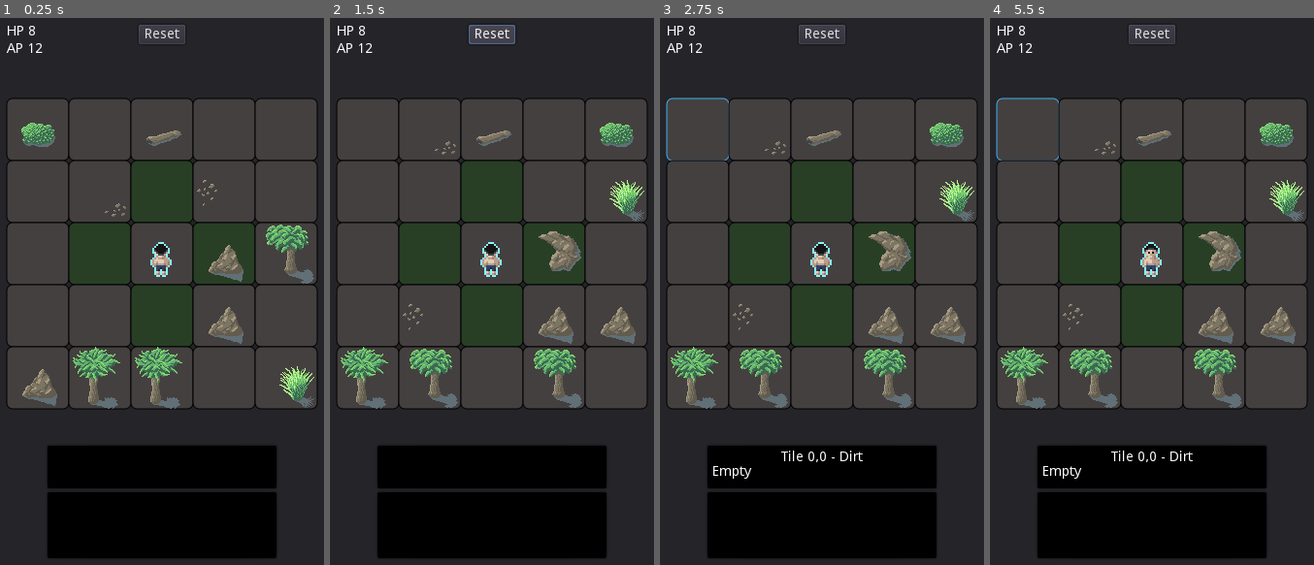
Above: before the commit, frames 1-4 (left to right).
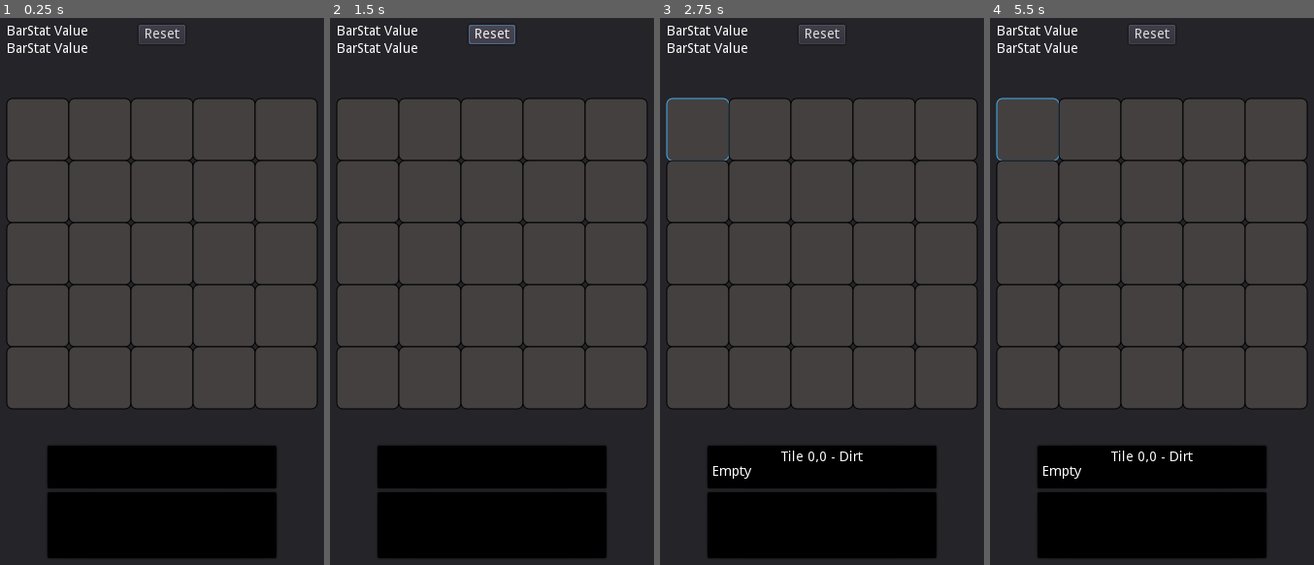
Above: after the commit, the same moments.

Repository: jerrymander/crafting-rpg-tactics
Game: Godot game, scene res://Base.tscn
Two runs of this game, one before a commit and one after it. Both use one fixed random seed, a clock stepped at 60 frames per second and the inputs below.
Inputs (mouse positions are in pixels of both pictures, inside the frame that each line leads up to):
- Up to frame 1 (0.25 s): no input
- Up to frame 2 (1.5 s): click (368, 127) at 0.52 s; click "Reset" at 1.25 s
- Up to frame 3 (2.75 s): click (698, 127) at 2.02 s
- Up to frame 4 (5.5 s): click (1028, 127) at 2.77 s; tap Enter at 4.25 s

The runs differ from the first frame. In frame 1, 13% of the frame differs, in the area x 2-98%, y 1-72%; in frame 2, 13%; in frame 3, 13%; in frame 4, 13%.
Error after the commit: Parse Error: The function signature doesn't match the parent. Parent signature is: "void update()". (res://UI/BarStat.gd:13)

Commit message:
rest action adds ap/hp

Diff:
--- /dev/null
+++ b/implement/Actions/ActionRest.gd
@@ -0,0 +1,18 @@
+extends Button
+
+# class member variables go here, for example:
+# var a = 2
+# var b = "textvar"
+
+func _ready():
+	text = "Rest"
+
+func do_action(player):
+	player.hp_add(1)
+	player.ap_add(1)
+	get_tree().call_group("player_update", "player_update", player)
+
+#func _process(delta):
+#	# Called every frame. Delta is time since last frame.
+#	# Update game logic here.
+#	pass
--- /dev/null
+++ b/implement/Actions/ActionUI.tscn
@@ -0,0 +1,23 @@
+[gd_scene format=2]
+
+[node name="ActionUI" type="Button"]
+
+anchor_left = 0.0
+anchor_top = 0.0
+anchor_right = 0.0
+anchor_bottom = 0.0
+margin_right = 12.0
+margin_bottom = 20.0
+rect_pivot_offset = Vector2( 0, 0 )
+rect_clip_content = false
+focus_mode = 2
+mouse_filter = 0
+mouse_default_cursor_shape = 0
+size_flags_horizontal = 1
+size_flags_vertical = 1
+toggle_mode = false
+enabled_focus_mode = 2
+shortcut = null
+group = null
+flat = false
+align = 1
--- a/implement/Base.gd
+++ b/implement/Base.gd
@@ -11,6 +11,7 @@
 	randomize()
 	_reset()
 	$Reset.connect("pressed", self, "_reset")
+	add_to_group("player_update")
 
 func _reset():
 	slots_ui = []
@@ -18,9 +19,10 @@
 	tileInfoText.bbcode_text = ""
 
 	var grid = $Grid
-	var previous = grid.get_children()
-	for child in previous:
-		grid.remove_child(child)
+	_remove_and_free_children(grid)
+
+	selected_slot = null
+	_remove_and_free_children($Info/ActionMenu/ActionList)
 
 	var slot_ui_preload = preload("res://SlotUI.tscn")
 	for x in range(5):
@@ -37,10 +39,9 @@
 	_link_neighbors()
 
 	player_ui = preload("res://Player/PlayerUI.tscn").instance()
-	$Stats/HP.setup("HP", funcref(player_ui.player(), "hp_get"))
-	$Stats/AP.setup("AP", funcref(player_ui.player(), "ap_get"))
-	$Stats/HP.update()
-	$Stats/AP.update()
+	$Stats/HP.setup("HP")
+	$Stats/AP.setup("AP")
+	_update_stats(player_ui.player())
 	slots_ui[2][2].add_child(player_ui)
 	slots_ui[2][2].update_sprite()
 
@@ -84,6 +85,24 @@
 		for line in slot_ui.get_node("Slot").description():
 			bbcode = bbcode + line + "\n"
 		tileInfoText.bbcode_text = bbcode
+	_update_action_menu()
+
+func _update_action_menu():
+	var player_slot_ui = player_ui.get_parent()
+	if selected_slot == null:
+		_show_actions(player_slot_ui.available_actions(player_slot_ui))
+	else:
+		_show_actions(selected_slot.available_actions(player_slot_ui))
+
+func _show_actions(actions):
+	var action_list = $Info/ActionMenu/ActionList
+	_remove_and_free_children(action_list)
+	for action in actions:
+		action.connect("pressed", self, "_pre_action", [action])
+		$Info/ActionMenu/ActionList.add_child(action)
+
+func _pre_action(action):
+	action.do_action(player_ui.player())
 
 func _get_empty_slot():
 	var empty_slots = []
@@ -93,6 +112,19 @@
 				empty_slots.append(slots_ui[x][y])
 	return empty_slots[randi() % empty_slots.size()]
 
+func _remove_and_free_children(parent):
+	var children = parent.get_children()
+	for child in children:
+		parent.remove_child(child)
+		child.queue_free()
+
+func player_update(player):
+	_update_stats(player)
+
+func _update_stats(player):
+	$Stats/HP.update(player.hp)
+	$Stats/AP.update(player.ap)
+
 #func _process(delta):
 #	# Called every frame. Delta is time since last frame.
 #	# Update game logic here.
--- a/implement/Base.tscn
+++ b/implement/Base.tscn
@@ -3,7 +3,7 @@
 [ext_resource path="res://Base.gd" type="Script" id=1]
 [ext_resource path="res://UI/BarStat.tscn" type="PackedScene" id=2]
 
-[node name="Base" type="Panel"]
+[node name="Base" type="Panel" index="0"]
 
 anchor_left = 0.0
 anchor_top = 0.0
@@ -138,6 +138,24 @@
 size_flags_horizontal = 1
 size_flags_vertical = 1
 
+[node name="ActionList" type="VBoxContainer" parent="Info/ActionMenu" index="0"]
+
+anchor_left = 0.0
+anchor_top = 0.0
+anchor_right = 0.0
+anchor_bottom = 0.0
+margin_left = 7.0
+margin_top = 7.0
+margin_right = 233.0
+margin_bottom = 65.0
+rect_pivot_offset = Vector2( 0, 0 )
+rect_clip_content = false
+mouse_filter = 1
+mouse_default_cursor_shape = 0
+size_flags_horizontal = 1
+size_flags_vertical = 1
+alignment = 0
+
 [node name="Reset" type="Button" parent="." index="3"]
 
 anchor_left = 0.5
--- a/implement/Player/Player.gd
+++ b/implement/Player/Player.gd
@@ -6,8 +6,8 @@
 func description():
 	return "You!"
 
-func hp_get():
-	return hp
+func hp_add(amount):
+	hp += amount
 
-func ap_get():
-	return ap
+func ap_add(amount):
+	ap += amount
--- a/implement/SlotUI.gd
+++ b/implement/SlotUI.gd
@@ -20,7 +20,7 @@
 	var item_frames = frames[$Slot.item]
 	$Sprite.frame = item_frames[randi() % item_frames.size()]
 
-	if has_node("PlayerUI"):
+	if _has_player():
 		for neighbor in $Slot.neighbors:
 			neighbor.get_parent().self_modulate = ColorN("palegreen", 1)
 
@@ -36,6 +36,23 @@
 func _set_style(style):
 	set("custom_styles/panel", style)
 
+func available_actions(player_slot_ui):
+	var ACTION_REST = preload("res://Actions/ActionRest.gd")
+	var actions = []
+	if _has_player():
+		actions.append(_create_action(ACTION_REST))
+	else:
+		pass
+	return actions
+
+func _create_action(action_script):
+	var action = preload("res://Actions/ActionUI.tscn").instance()
+	action.set_script(action_script)
+	return action
+
+func _has_player():
+	return has_node("PlayerUI")
+
 #func _process(delta):
 #	# Called every frame. Delta is time since last frame.
 #	# Update game logic here.
--- a/implement/SlotUI.tscn
+++ b/implement/SlotUI.tscn
@@ -5,7 +5,7 @@
 [ext_resource path="res://Slot.gd" type="Script" id=3]
 [ext_resource path="res://CraftingTactics_Object_Tilesheet.png" type="Texture" id=4]
 
-[node name="SlotUI" type="PanelContainer" index="0"]
+[node name="SlotUI" type="PanelContainer"]
 
 anchor_left = 0.0
 anchor_top = 0.0
--- a/implement/UI/BarStat.gd
+++ b/implement/UI/BarStat.gd
@@ -7,10 +7,9 @@
 	# Initialization here
 	pass
 
-func setup(label, value_get_function):
+func setup(label):
 	$Label.text = label;
-	self.value_get_function = value_get_function
 
-func update():
+func update(value):
 	# switch to bars display eventually
-	$Value.text = str(value_get_function.call_func())
+	$Value.text = str(value)
